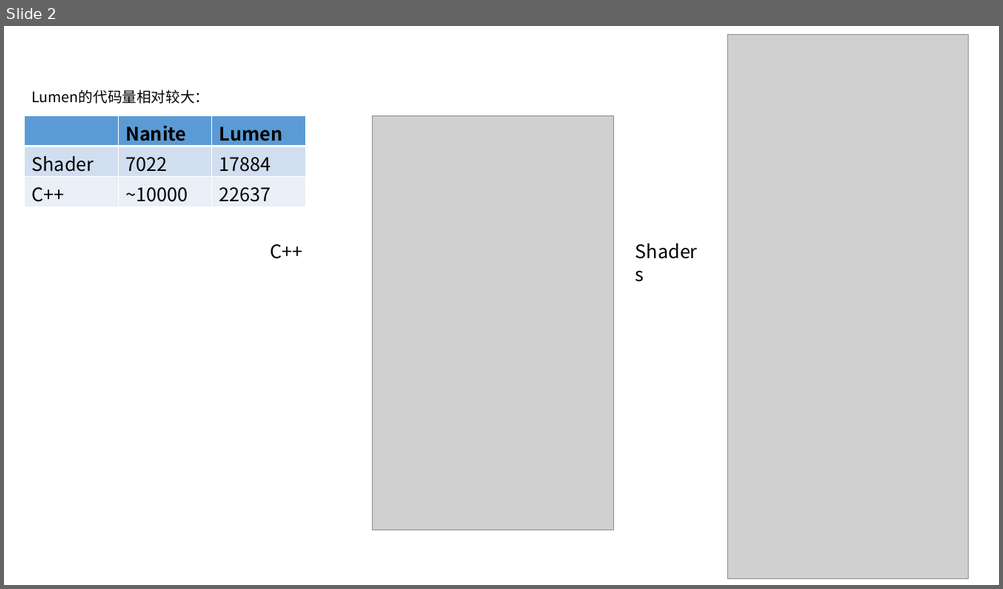
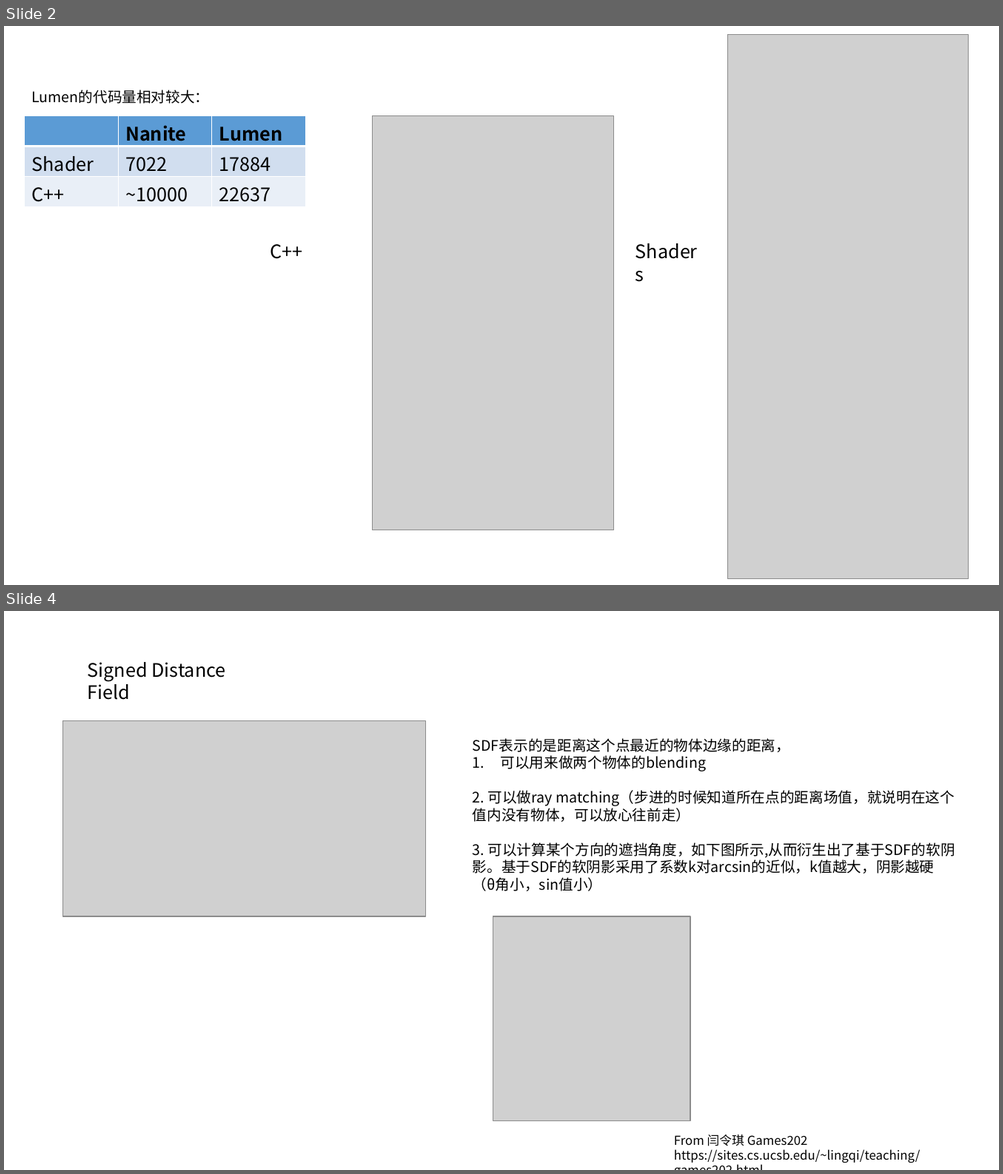
Before and after one commit to Tianji95/CG_learning_note, a slide deck: UE5_ppt/Lumen分析图.pptx. Shown one above the other, each under a label of ours: slide 2 before the commit, slides 2 and 4 after it; the slides between them are not shown. The pictures are 1003x589 and 1003x1174 pixels, drawn with LibreOffice and Linux fonts; fonts in the diff are those of the drawing; grey boxes stand for pictures. Boxes give left, top, right and bottom in pixels: in the first picture for what was removed or moved away, otherwise in the second. Text is boxed around its words. In the diff, an @@ line names an element or a change of style, - is before the commit and + after.

```diff
--- a/UE5_ppt/Lumen分析图.pptx
+++ b/UE5_ppt/Lumen分析图.pptx
@@ slide 4 added at (4,611,999,1170), background #FFFFFF @@
@@ text added at (88,662,225,700), 18 pt, text #000000 @@
+Signed Distance Field
@@ picture added at (63,721,426,916) @@
@@ text added at (472,738,955,891), 14 pt, text #000000 @@
+SDF表示的是距离这个点最近的物体边缘的距离，
+1. 可以用来做两个物体的blending
+2. 可以做ray matching（步进的时候知道所在点的距离场值，就说明在这个值内没有物体，可以放心往前走）
+3. 可以计算某个方向的遮挡角度，如下图所示,从而衍生出了基于SDF的软阴影。基于SDF的软阴影采用了系数k对arcsin的近似，k值越大，阴影越硬（θ角小，sin值小）
@@ picture added at (493,917,691,1122) @@
@@ text added at (674,1135,920,1164), 12 pt, text #000000 @@
+From 闫令琪 Games202
+https://sites.cs.ucsb.edu/~lingqi/teaching/games202.html
```
Also in this commit, not shown: 1 slide changed, 7 other slides added, 3 slides removed.
